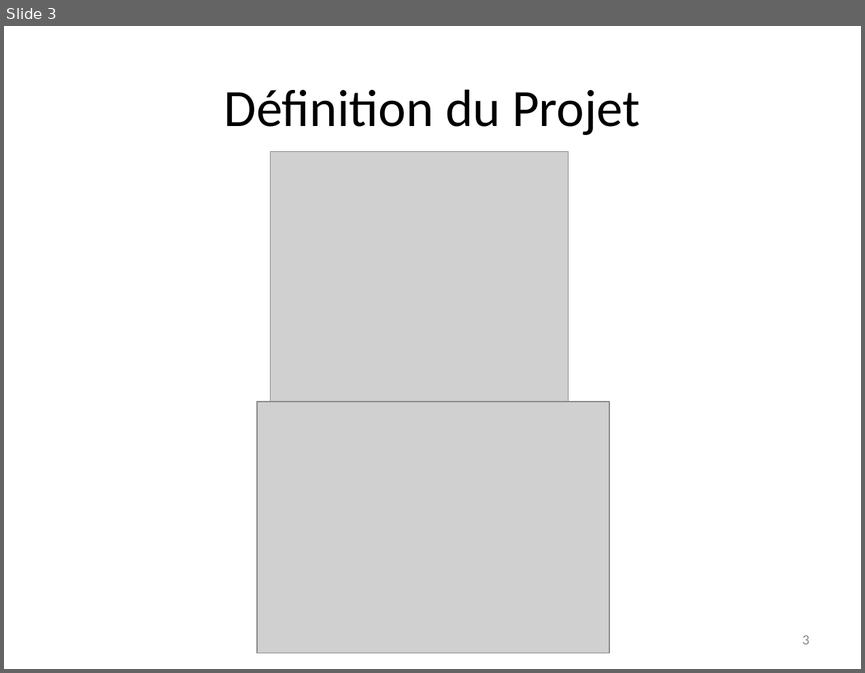
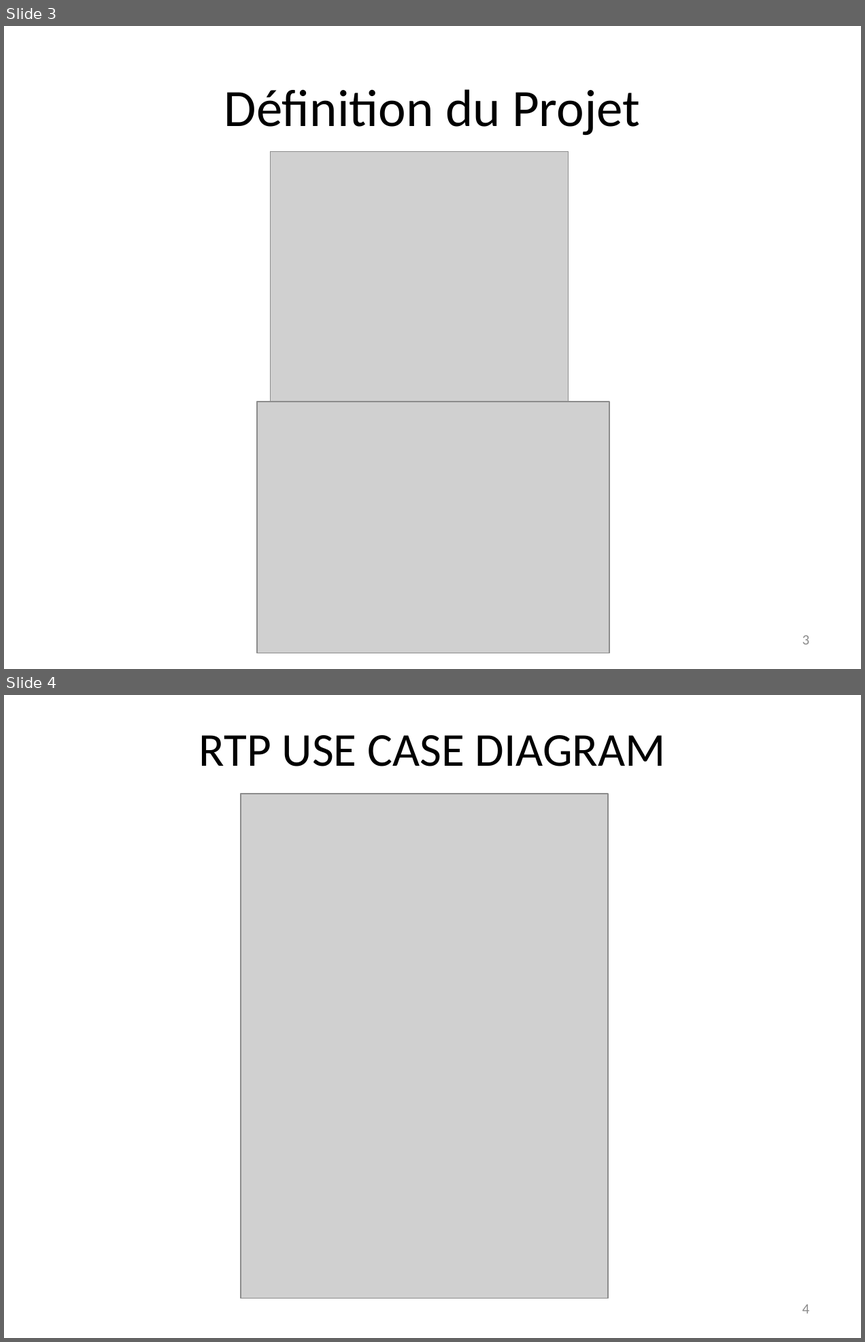
Before and after one commit to POEC-DOTNET-CLERMONT-2022/ReserveTaPlace, a slide deck: Documentation/PrezRTP/RESERVE TA PLACE.pptx. Shown one above the other, each under a label of ours: slide 3 before the commit, slides 3 and 4 after it. The pictures are 865x673 and 865x1342 pixels, drawn with LibreOffice and Linux fonts; fonts in the diff are those of the drawing; grey boxes stand for pictures. Boxes give left, top, right and bottom in pixels: in the first picture for what was removed or moved away, otherwise in the second. Text is boxed around its words. In the diff, an @@ line names an element or a change of style, - is before the commit and + after.

```diff
--- a/Documentation/PrezRTP/RESERVE TA PLACE.pptx
+++ b/Documentation/PrezRTP/RESERVE TA PLACE.pptx
@@ slide 4 added at <box>4,695,861,1338</box>, background #FFFFFF @@
@@ title added at <box>199,735,666,766</box>, 39.6 pt, text #000000 @@
+RTP USE CASE DIAGRAM
@@ picture added at <box>241,794,607,1298</box> @@
@@ page number added at <box>802,1304,810,1313</box>, 12 pt, text #8C8C8C @@
+4
```
Also in this commit, not shown: 1 other slide added, 1 slide removed.
